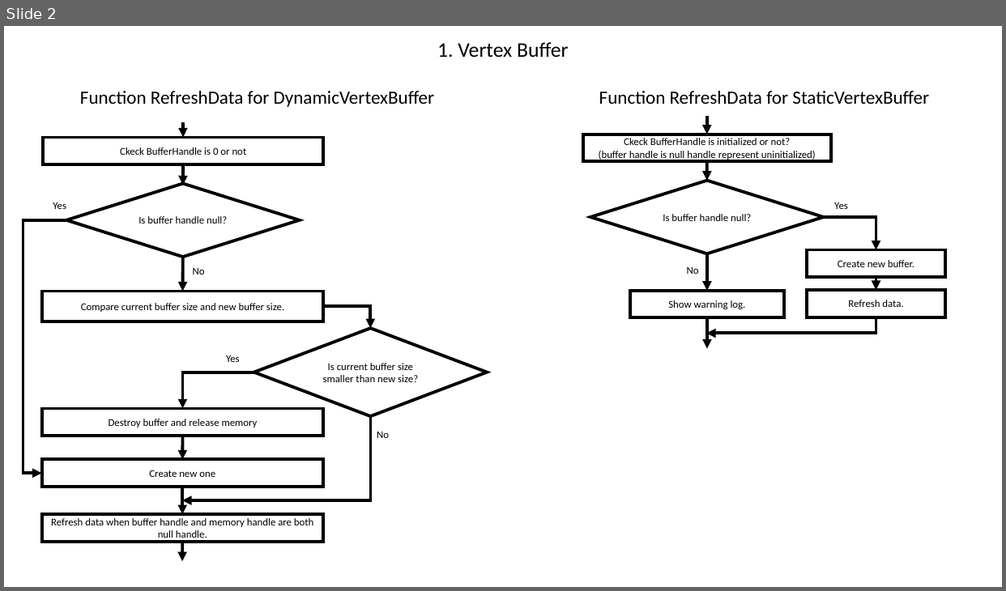
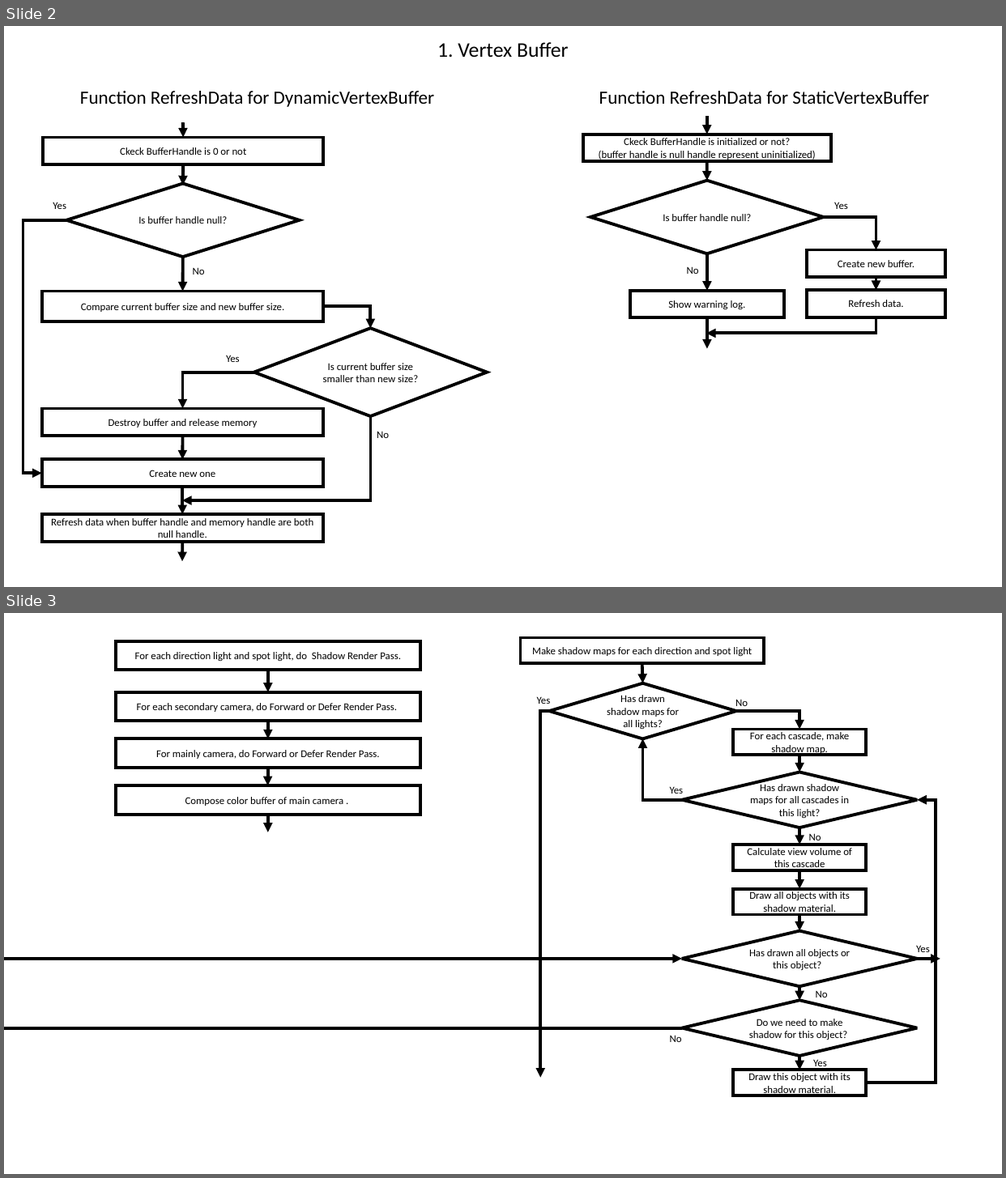
Before and after one commit to LalaChen/SDEngine, a slide deck: Doc/Note/Design/EngineDesign.pptx. Shown one above the other, each under a label of ours: slide 2 before the commit, slides 2 and 3 after it. The pictures are 1006x591 and 1006x1178 pixels, drawn with LibreOffice and Linux fonts; fonts in the diff are those of the drawing. Boxes give left, top, right and bottom in pixels: in the first picture for what was removed or moved away, otherwise in the second. Text is boxed around its words. In the diff, an @@ line names an element or a change of style, - is before the commit and + after.

Commit message:
[Add] Modify sample for rendering by its color and depth buffer.

```diff
--- a/Doc/Note/Design/EngineDesign.pptx
+++ b/Doc/Note/Design/EngineDesign.pptx
@@ slide 3 added at [4,613,1002,1174], background #FFFFFF @@
@@ group added at [116,641,420,833]: 4 rectangles, 4 arrows @@
+For each direction light and spot light, do Shadow Render Pass.
+For each secondary camera, do Forward or Defer Render Pass.
+For mainly camera, do Forward or Defer Render Pass.
+Compose color buffer of main camera .
@@ group added at [521,637,940,1097]: 8 arrows, 8 texts, 5 rectangles, 5 elbow arrows, 4 diamonds @@
+Make shadow maps for each direction and spot light
+Has drawn shadow maps for all lights?
+For each cascade, make shadow map.
+Has drawn shadow maps for all cascades in this light?
+Calculate view volume of this cascade
+Draw all objects with its shadow material.
+No
+No
+Yes
+Yes
+Has drawn all objects or this object?
+Draw this object with its shadow material.
+No
+Yes
+Do we need to make shadow for this object?
+Yes
+No
```
Also in this commit, not shown: 14 other files.
